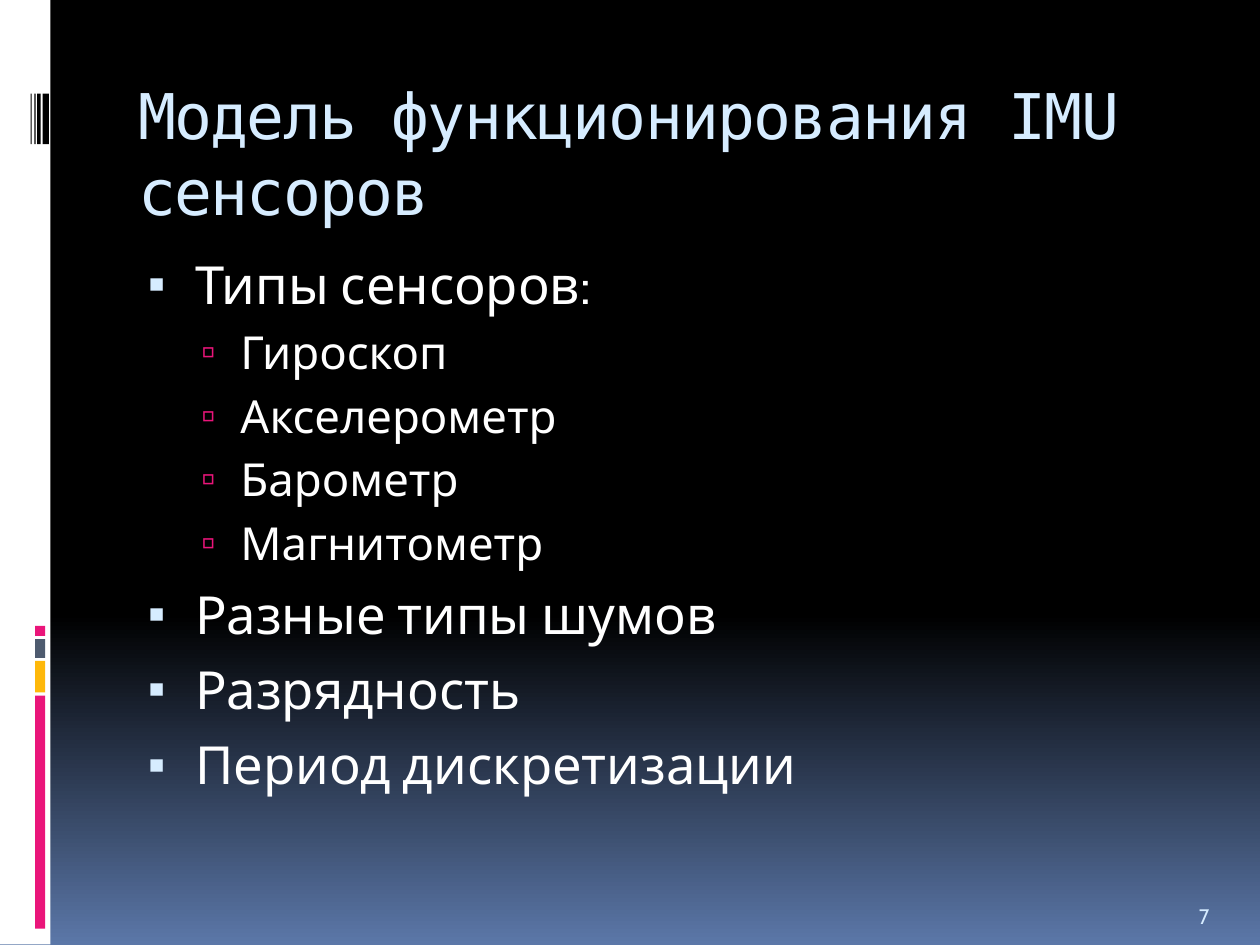
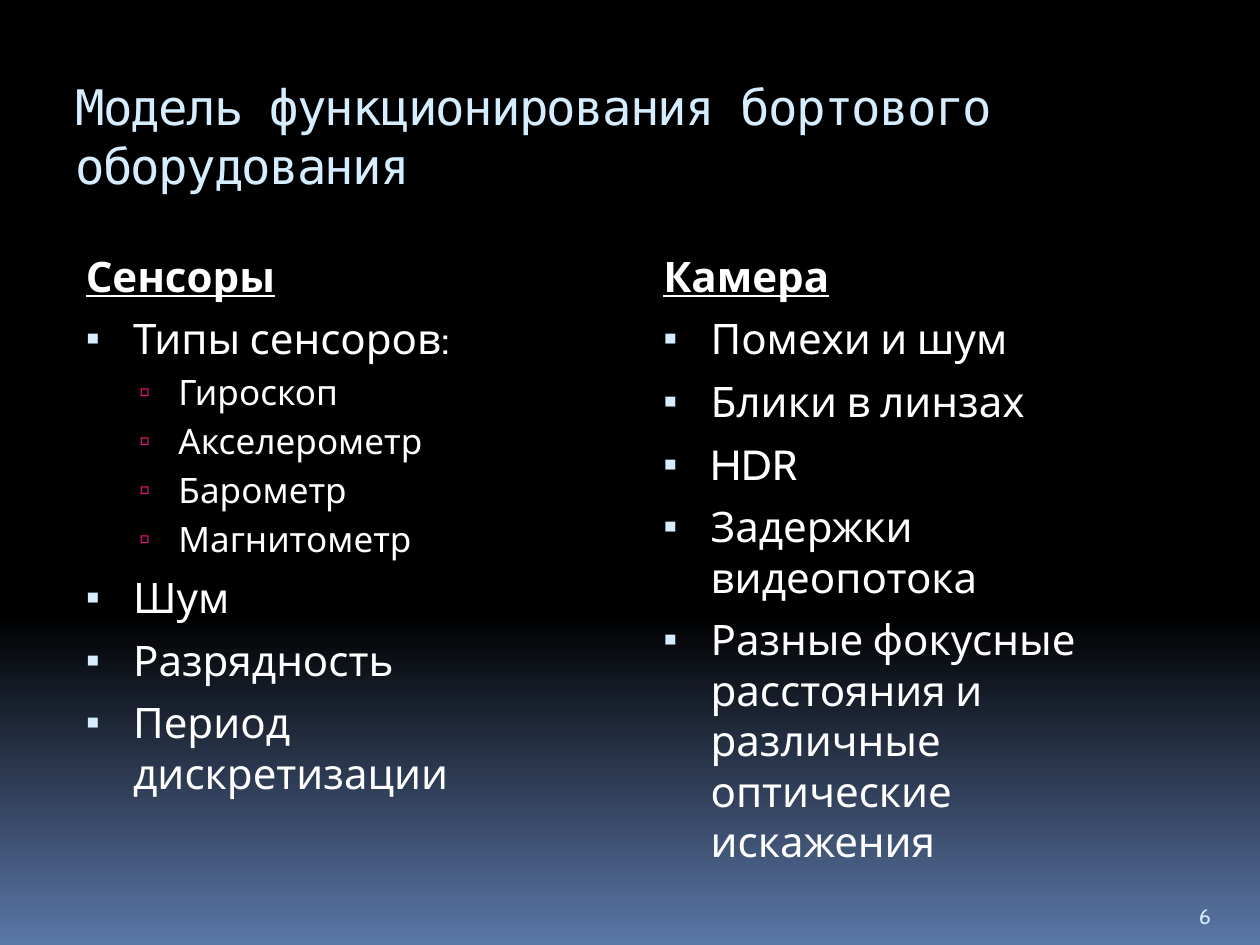
Before and after one commit to Jacobi20/quadro-xds, a slide deck: slide 6 of Docs/Medias2012.pptx (slide 7 before the commit). Drawn at 1260x945 pixels with LibreOffice and Linux fonts; fonts in the diff are those of the drawing. Boxes give left, top, right and bottom in pixels: in the first picture for what was removed or moved away, otherwise in the second. Text is boxed around its words. In the diff, an @@ line names an element or a change of style, - is before the commit and + after.

```diff
--- a/Docs/Medias2012.pptx
+++ b/Docs/Medias2012.pptx
@@ rectangle removed at box(0, 0, 50, 945) @@
@@ title at box(75, 87, 992, 195): text changed; size 36 to 28 pt @@
-Модель функционирования IMU сенсоров
+Модель функционирования бортового оборудования
@@ rectangle removed at box(30, 93, 32, 144) @@
@@ rectangle removed at box(34, 93, 35, 144) @@
@@ rectangle removed at box(37, 93, 40, 144) @@
@@ rectangle removed at box(43, 93, 49, 144) @@
@@ text "Сенсоры": place and size @@
-text "Сенсоры" at box(195, 266, 796, 797)
+text "Сенсоры" at box(86, 261, 448, 799)
@@ text at box(86, 261, 275, 302): paragraph added @@
+Сенсоры
@@ text added at box(663, 262, 1076, 858), 24 pt, text #FFFFFF @@
+Камера
+▪ Помехи и шум
+▪ Блики в линзах
+▪ HDR
+▪ Задержки видеопотока
+▪ Разные фокусные расстояния и различные оптические искажения
@@ text at box(133, 324, 448, 799): size 30 to 24 pt in "Типы сенсоров:", "Разрядность", "Период дискретизации"; size 26 to 20 pt in "Гироскоп", "Акселерометр", "Барометр", "Магнитометр"; less space between paragraphs @@
@@ text at box(133, 583, 229, 623): text changed; size 30 to 24 pt @@
-▪ Разные типы шумов
+▪ Шум
@@ rectangle removed at box(35, 626, 45, 636) @@
@@ rectangle removed at box(35, 639, 45, 658) @@
@@ rectangle removed at box(35, 662, 45, 693) @@
@@ rectangle removed at box(35, 696, 45, 929) @@
@@ page number at box(1199, 909, 1211, 924): text changed @@
-7
+6
```
Also in this commit, not shown: 6 other slides changed, 4 slides added, 7 slides removed, 6 other files.
